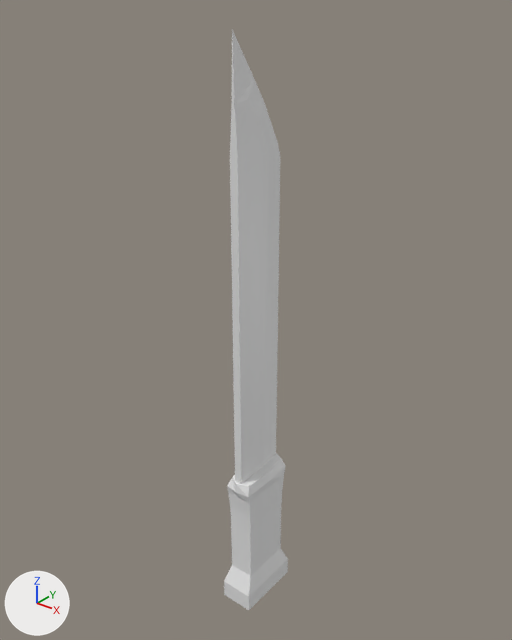
Two versions of the Blender file Dokumentacija/noz.blend, one commit apart.
Camera for both pictures: a 50 mm lens placed at (21.4, -26.1, 36.3), pointed at (-0.6, 1.4, 19.2). The lights are fixed; the arrows at lower left show +X, +Y and +Z.

Before the edit, the objects in view are built like this:
```python
mat_material = principled_material('Material')
mat_material.base_color = (0.8, 0.8, 0.8)  # white #e7e7e7
me_cube = bpy.data.meshes.new('Cube')
me_cube.from_pydata(...)  # 66 vertices, 64 faces; spans x -0.2..0.2, y -1.0..2.6, z -12.6..12.1
me_cube.materials.append(mat_material)  # white #e7e7e7
me_cube_001 = bpy.data.meshes.new('Cube.001')
me_cube_001.from_pydata(...)  # 82 vertices, 80 faces; spans x -1.0..1.0, y -1.0..1.0, z -3.58..1.0
ob_cube = bpy.data.objects.new('Cube', me_cube_001)
ob_cube.location = (0.0, 0.71, 7.88)
ob_cube.scale = (1.01, 2.03, 2.03)
ob_noz = bpy.data.objects.new('noz', me_cube)
ob_noz.location = (0.0, 0.0, 22.15)
```
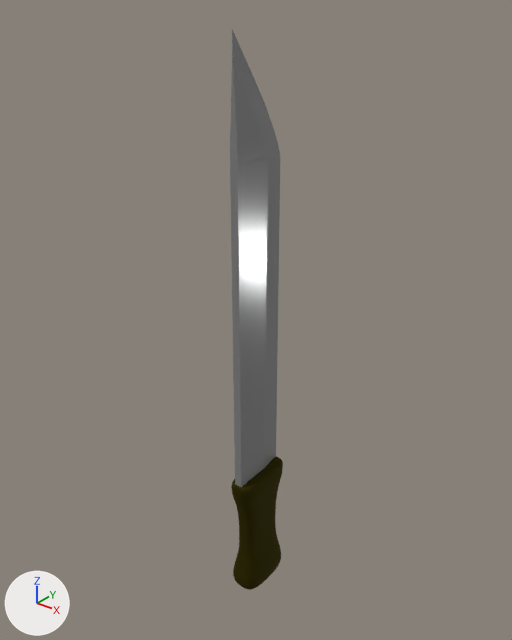
The newer file is also turned or shifted as a whole; pictures and numbers use the older file's frame.

What changed in the scene script:
```text
Change mat_material:
    mat_material.base_color: (0.8, 0.8, 0.8) -> (0.225, 0.225, 0.225)  # white #e7e7e7 -> grey #828282
    mat_material.roughness: 0.5 -> 0.175
Add mat_material_001:
    mat_material_001 = principled_material('Material.001')
    mat_material_001.base_color = (0.0606, 0.0501, 0.00448)  # dark yellow #463f0e
    mat_material_001.metallic = 1.0
    mat_material_001.roughness = 0.857
Add me_cube_001_1:
    me_cube_001_1.from_pydata(...)  # 137 vertices, 133 faces; spans x -1.03..1.03, y -0.96..0.96, z -3.42..0.9
    me_cube_001_1.materials.append(mat_material_001)  # dark yellow #463f0e
Remove ob_cube:
    ob_cube = bpy.data.objects.new('Cube', me_cube_001)
    ob_cube.location = (0.0, 0.71, 7.88)
    ob_cube.scale = (1.01, 2.03, 2.03)
Add ob_drska:
    ob_drska = bpy.data.objects.new('drska', me_cube_001_1)
    ob_drska.location = (0.01, 0.79, 7.91)
    ob_drska.scale = (1.01, 2.03, 2.03)
    _m = ob_drska.modifiers.new('Subdivision', 'SUBSURF')
    _m.levels = 6
    _m.render_levels = 6
```

What differs and where, as boxes (x1, y1, x2, y2) in the pictures (512 x 640 px):
'noz', recoloured, surface changed: (230, 30, 280, 488) in both
'Cube', deleted: before (224, 453, 288, 610)
'drska', added: after (231, 456, 283, 590)
